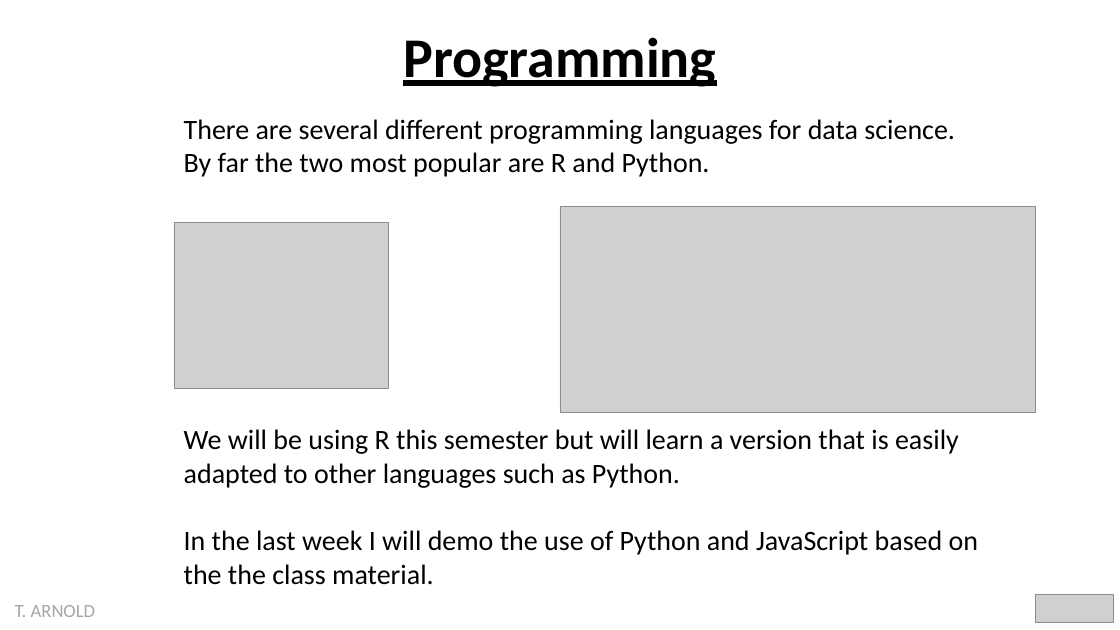
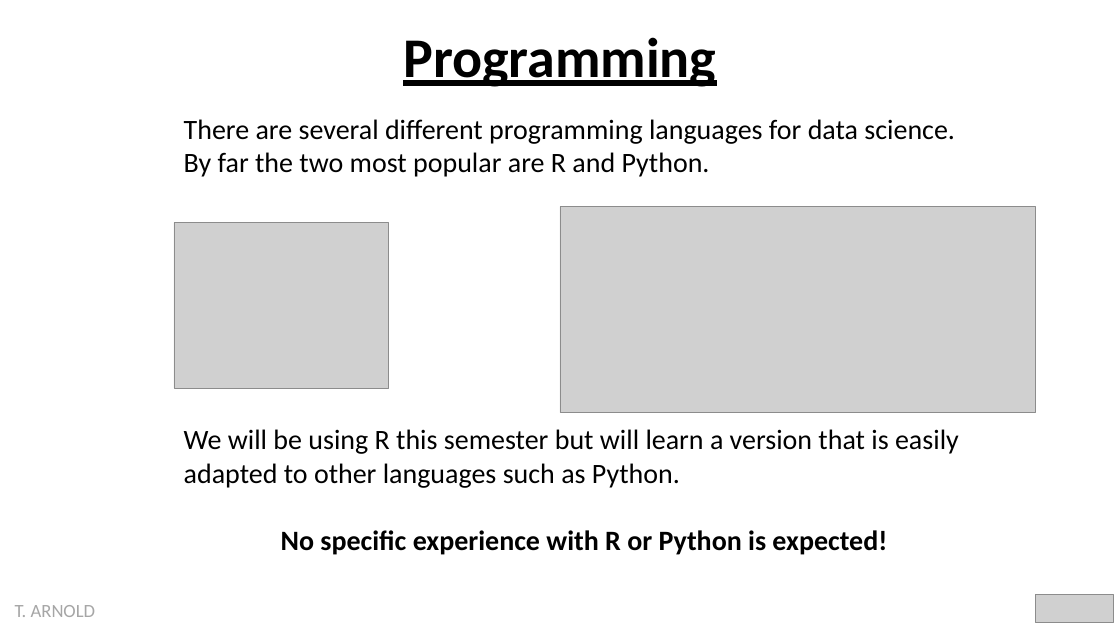
Before and after one commit to statsmaths/dsst289-f21, a slide deck: slide 9 of pslides/introduction.pptx (slide 6 before the commit). Drawn at 1120x630 pixels with LibreOffice and Linux fonts; fonts in the diff are those of the drawing; grey boxes stand for pictures. Boxes give left, top, right and bottom in pixels: in the first picture for what was removed or moved away, otherwise in the second. Text is boxed around its words. In the diff, an @@ line names an element or a change of style, - is before the commit and + after.

```diff
--- a/pslides/introduction.pptx
+++ b/pslides/introduction.pptx
@@ text at (x1=281, y1=530, x2=887, y2=555): text changed; bold on @@
-In the last week I will demo the use of Python and JavaScript based on the the class material.
+No specific experience with R or Python is expected!
```
Also in this commit, not shown: 4 other slides changed, 5 slides added, 9 slides removed, 2 other files.
